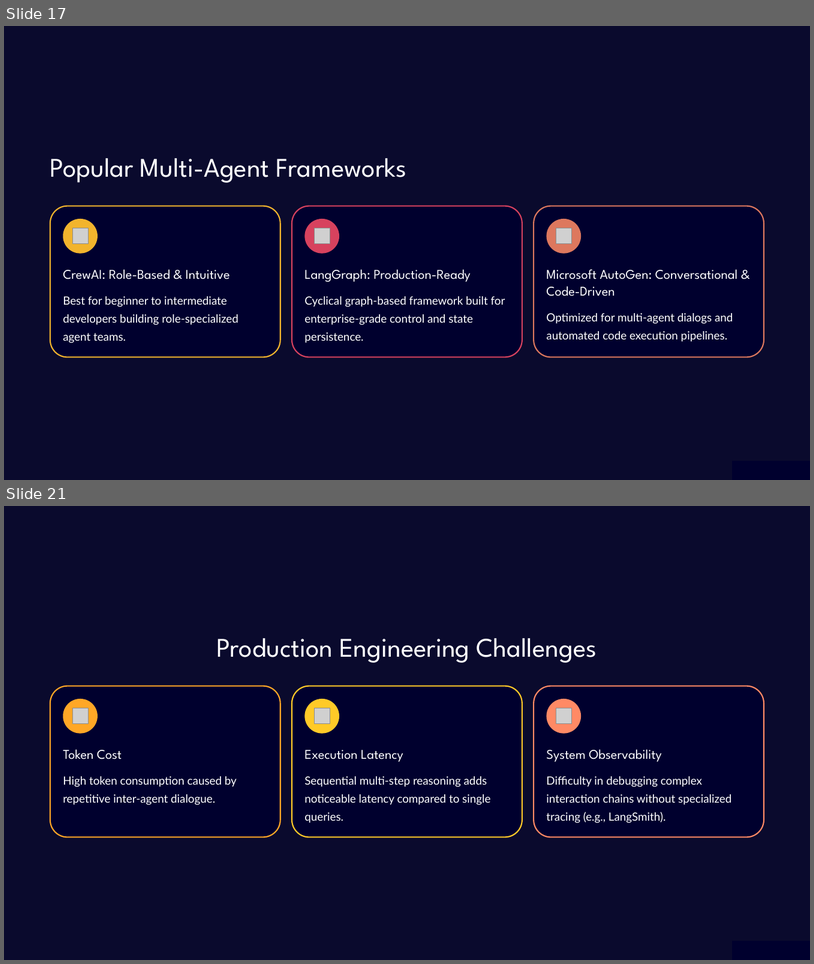
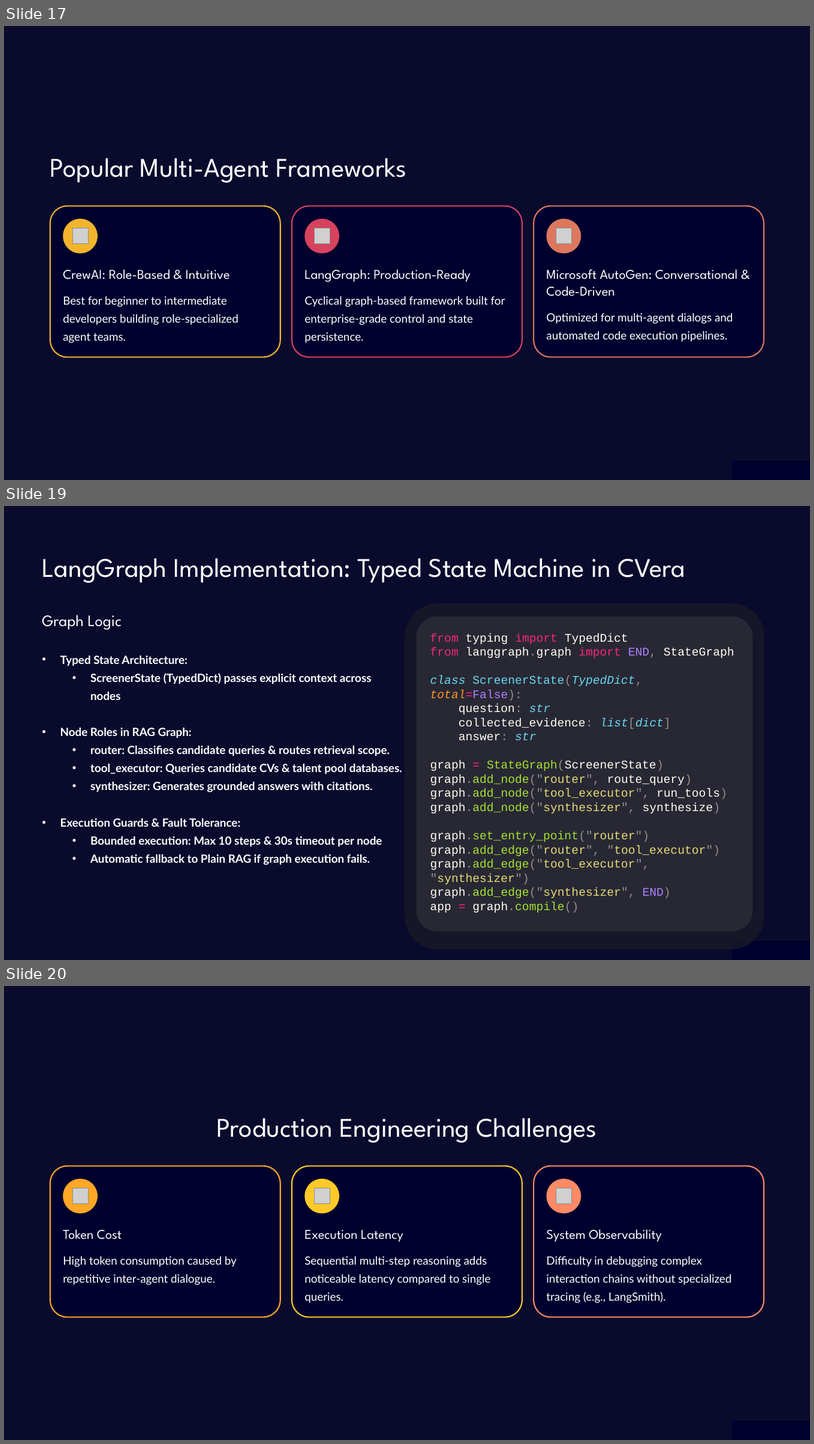
Before and after one commit to NadaNaguib/hr-screening-copilot, a slide deck: teaching/Multi-Agent-Orchestration.pptx. Shown one above the other, each under a label of ours: slides 17 and 21 before the commit, slides 17, 19 and 20 after it; the slides between them are not shown. The pictures are 814x964 and 814x1444 pixels, drawn with LibreOffice and Linux fonts; fonts in the diff are those of the drawing; grey boxes stand for pictures; background and template pictures are left out; a plain dark background stands for a picture behind light text. Boxes give left, top, right and bottom in pixels: in the first picture for what was removed or moved away, otherwise in the second. Text is boxed around its words. In the diff, an @@ line names an element or a change of style, - is before the commit and + after.

Commit message:
docs(all): align repository documentation and teaching pack with CVera architecture
- Update presentation slides in teaching/ to match 4-stage pipeline
- Refine LangGraph typed state snippets and clean up slide copy
- Sync documentation files with repository requirements

Closes #16

```diff
--- a/teaching/Multi-Agent-Orchestration.pptx
+++ b/teaching/Multi-Agent-Orchestration.pptx
@@ slide 19 added at (x1=4, y1=506, x2=810, y2=960), background picture (left out); not listed: 1 template element that a slide beside it also shows @@
@@ text added at (x1=42, y1=558, x2=686, y2=583), 32 pt, text #FFFFFF @@
+LangGraph Implementation: Typed State Machine in CVera
@@ rounded rectangle added at (x1=405, y1=603, x2=765, y2=949), fill #1B1B27 at 75% opacity @@
@@ text added at (x1=42, y1=615, x2=122, y2=630), 19 pt, text #FFFFFF @@
+Graph Logic
@@ rounded rectangle added at (x1=417, y1=616, x2=753, y2=931), fill #282834 @@
@@ text added at (x1=431, y1=633, x2=735, y2=912), 14 pt, text #FDFFF1 @@
+from typing import TypedDict
+from langgraph.graph import END, StateGraph
+class ScreenerState(TypedDict, total=False):
+question: str
+collected_evidence: list[dict]
+answer: str
+graph = StateGraph(ScreenerState)
+graph.add_node("router", route_query)
+graph.add_node("tool_executor", run_tools)
+graph.add_node("synthesizer", synthesize)
+graph.set_entry_point("router")
+graph.add_edge("router", "tool_executor")
+graph.add_edge("tool_executor", "synthesizer")
+graph.add_edge("synthesizer", END)
+app = graph.compile()
@@ text added at (x1=60, y1=655, x2=402, y2=865), 13.5 pt, text #FFFFFF, bold @@
+• Typed State Architecture:
+  • ScreenerState (TypedDict) passes explicit context across nodes
+• Node Roles in RAG Graph:
+  • router: Classifies candidate queries & routes retrieval scope.
+  • tool_executor: Queries candidate CVs & talent pool databases.
+  • synthesizer: Generates grounded answers with citations.
+• Execution Guards & Fault Tolerance:
+  • Bounded execution: Max 10 steps & 30s timeout per node
+  • Automatic fallback to Plain RAG if graph execution fails.
@@ rectangle added at (x1=733, y1=940, x2=810, y2=960), fill #00002E @@
@@ what was slide 21 is now slide 20 @@
```
Also in this commit, not shown: 1 slide changed, 3 other slides added, 5 slides removed, 1 other file.
